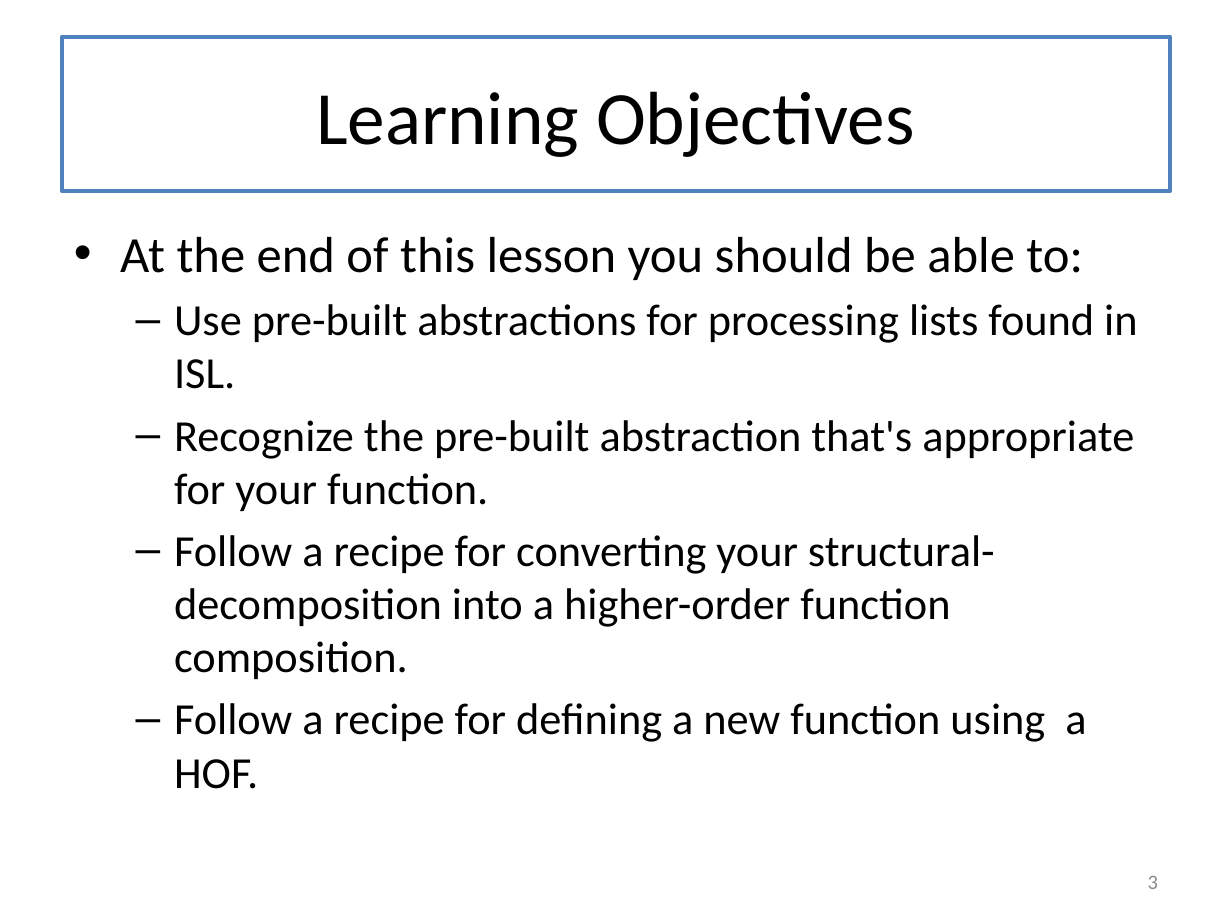
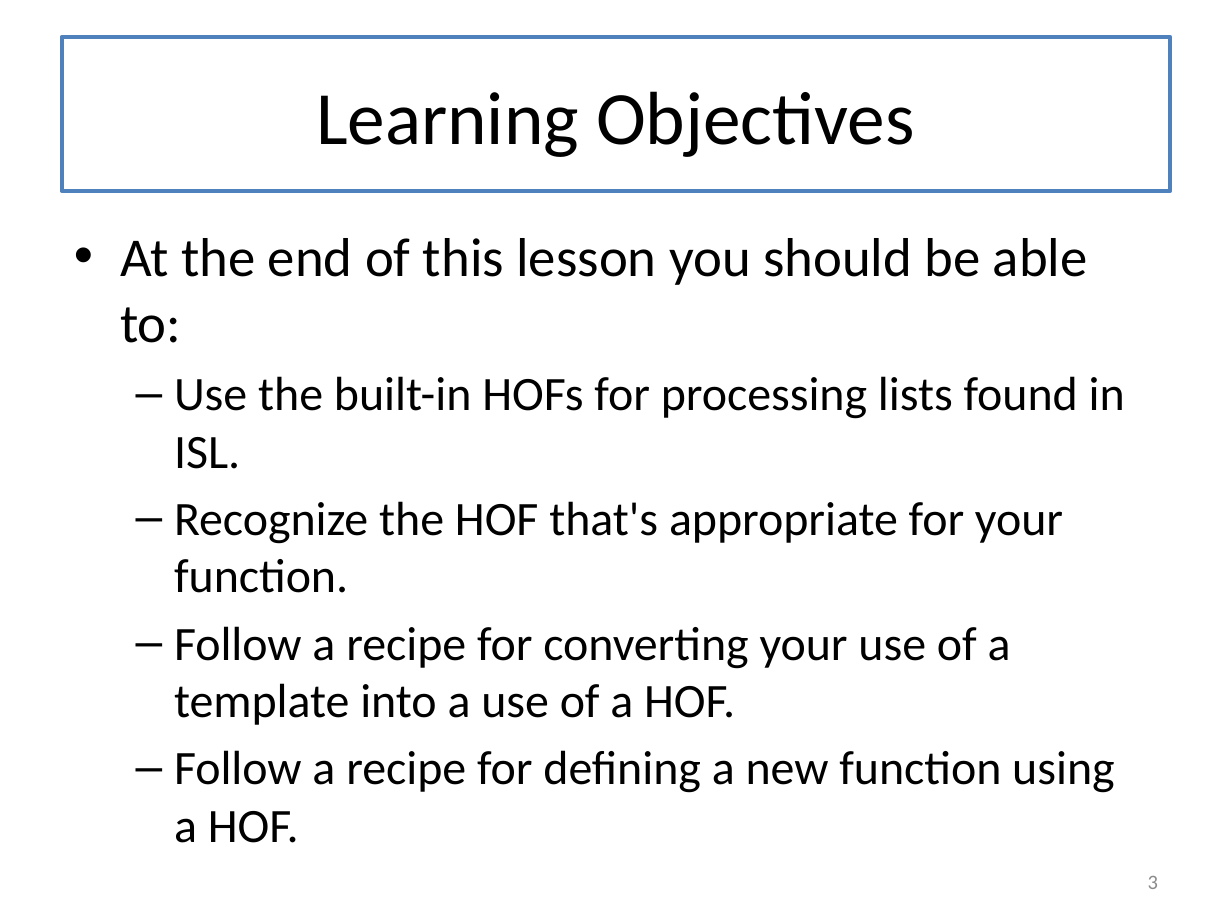
Before and after one commit to mwand/cs5010f16, a slide deck: slide 3 of Slides/Lesson 5.5 Rewriting Your Function Using Map and Foldr.pptx. Drawn at 1232x924 pixels with LibreOffice and Linux fonts; fonts in the diff are those of the drawing. Boxes give left, top, right and bottom in pixels: in the first picture for what was removed or moved away, otherwise in the second. Text is boxed around its words. In the diff, an @@ line names an element or a change of style, - is before the commit and + after.

```diff
--- a/Slides/Lesson 5.5 Rewriting Your Function Using Map and Foldr.pptx
+++ b/Slides/Lesson 5.5 Rewriting Your Function Using Map and Foldr.pptx
@@ text at <box>120,238,1115,843</box>: size 29.6 to 32 pt in "At the end of this lesson you ..."; size 25.9 to 28 pt in "Follow a recipe for defining a new ..." @@
@@ text at <box>174,376,1125,725</box>: text changed; size 25.9 to 28 pt @@
-  – Use pre-built abstractions for processing lists found in ISL.
-  – Recognize the pre-built abstraction that's appropriate for your function.
-  – Follow a recipe for converting your structural-decomposition into a higher-order function composition.
+  – Use the built-in HOFs for processing lists found in ISL.
+  – Recognize the HOF that's appropriate for your function.
+  – Follow a recipe for converting your use of a template into a use of a HOF.
```
Also in this commit, not shown: 18 other slides changed, 2 other files.
